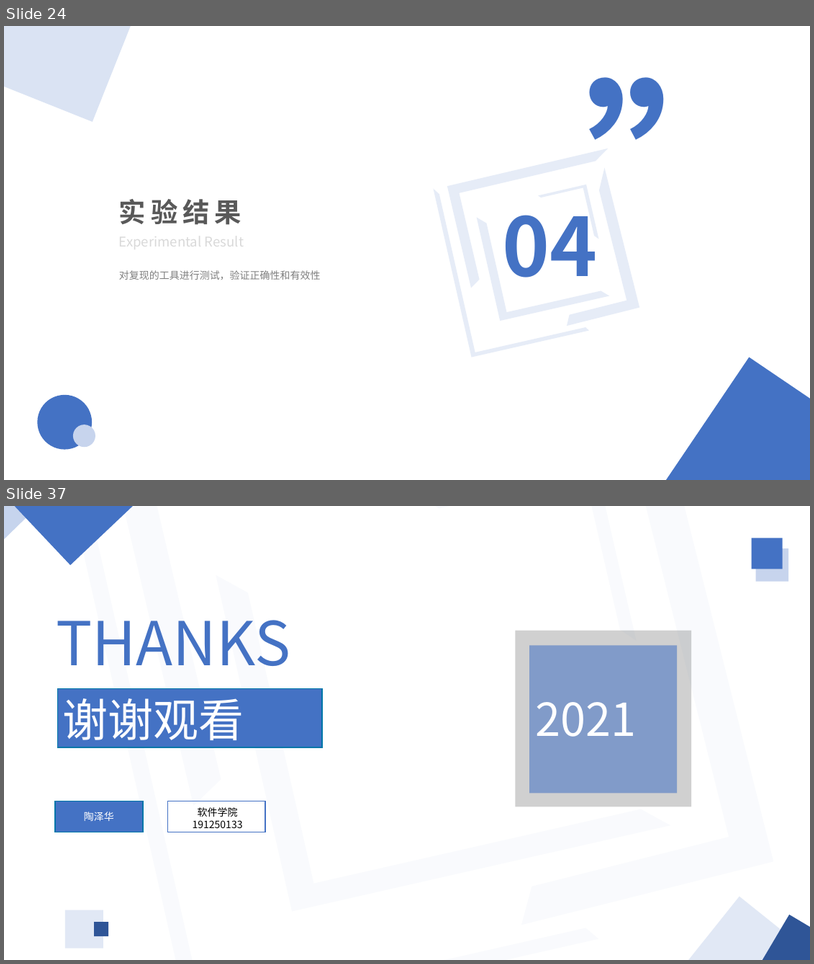
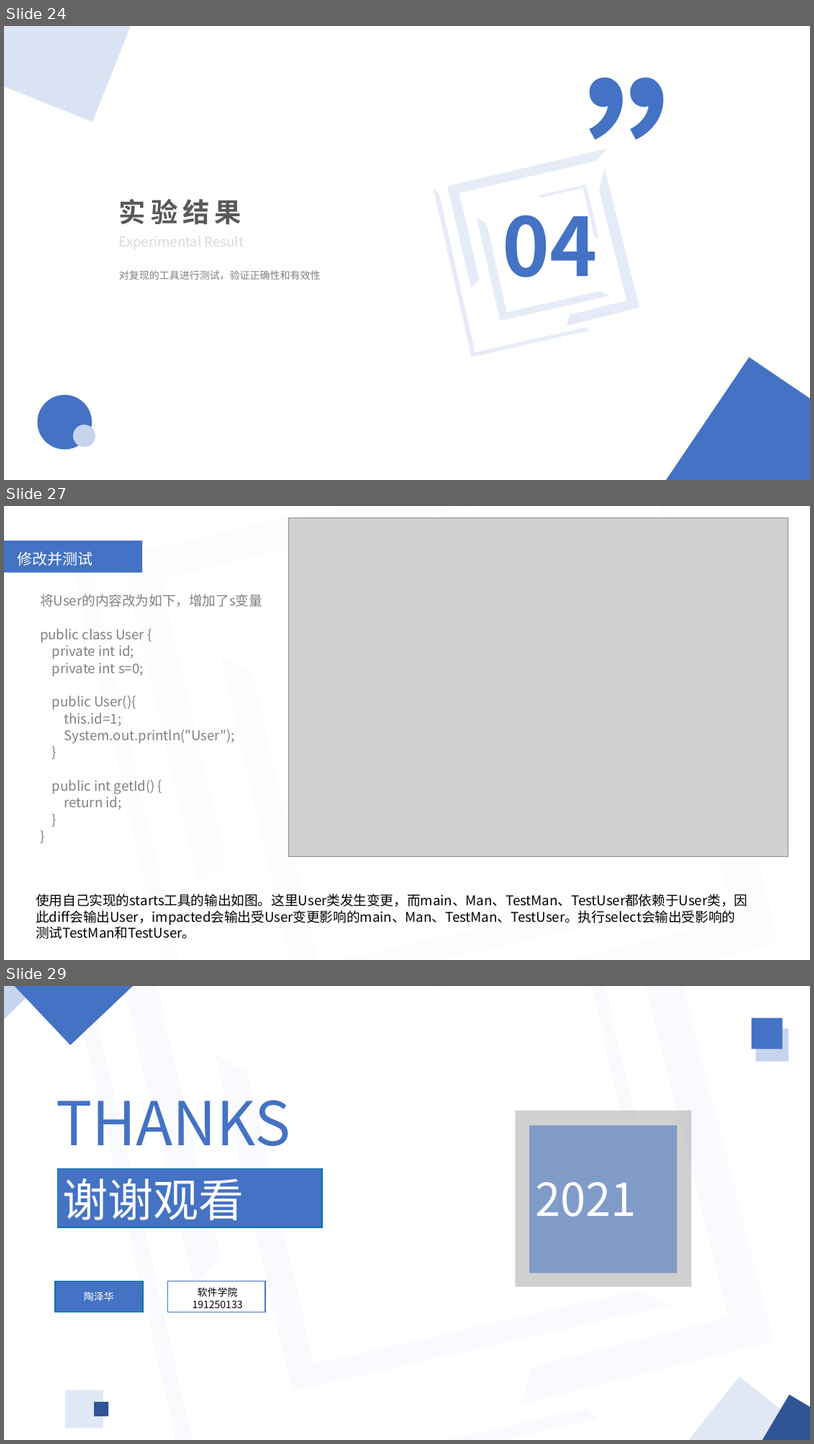
Before and after one commit to Truth-NJU/Static-Test-Selection-Tool, a slide deck: 工具汇报.pptx. Shown one above the other, each under a label of ours: slides 24 and 37 before the commit, slides 24, 27 and 29 after it; the slides between them are not shown. The pictures are 814x964 and 814x1444 pixels, drawn with LibreOffice and Linux fonts; fonts in the diff are those of the drawing; grey boxes stand for pictures. Boxes give left, top, right and bottom in pixels: in the first picture for what was removed or moved away, otherwise in the second. Text is boxed around its words. In the diff, an @@ line names an element or a change of style, - is before the commit and + after.

```diff
--- a/工具汇报.pptx
+++ b/工具汇报.pptx
@@ slide 27 added at <box>4,506,810,960</box>, background #FFFFFF @@
@@ picture added at <box>289,518,789,856</box> @@
@@ group added at <box>73,506,779,960</box>: 4 half frames @@
@@ pentagon arrow added at <box>4,541,142,572</box>, fill #4472C4 @@
@@ text added at <box>17,551,93,566</box>, 18 pt, text #FFFFFF @@
+修改并测试
@@ text added at <box>40,594,262,809</box>, 16 pt, text #808080 @@
+将User的内容改为如下，增加了s变量
+public class User {
+private int id;
+private int s=0;
+public User(){
+this.id=1;
+System.out.println("User");
+}
+public int getId() {
+return id;
+}
+}
@@ text added at <box>36,893,748,939</box>, 16 pt, text #000000 @@
+使用自己实现的starts工具的输出如图。这里User类发生变更，而main、Man、TestMan、TestUser都依赖于User类，因此diff会输出User，impacted会输出受User变更影响的main、Man、TestMan、TestUser。执行select会输出受影响的测试TestMan和TestUser。
@@ what was slide 37 is now slide 29 @@
```
Also in this commit, not shown: 1 slide changed, 3 other slides added, 12 slides removed.
